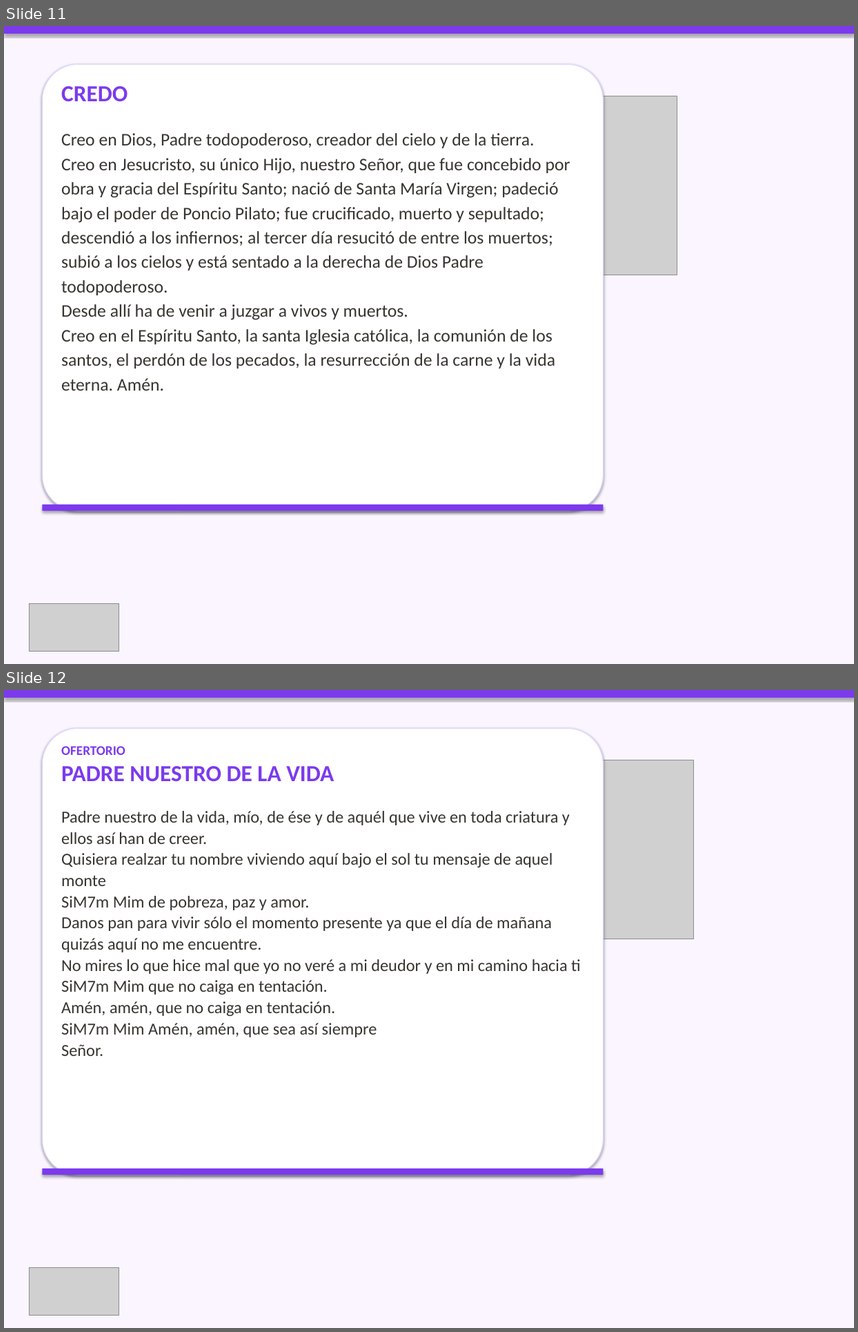
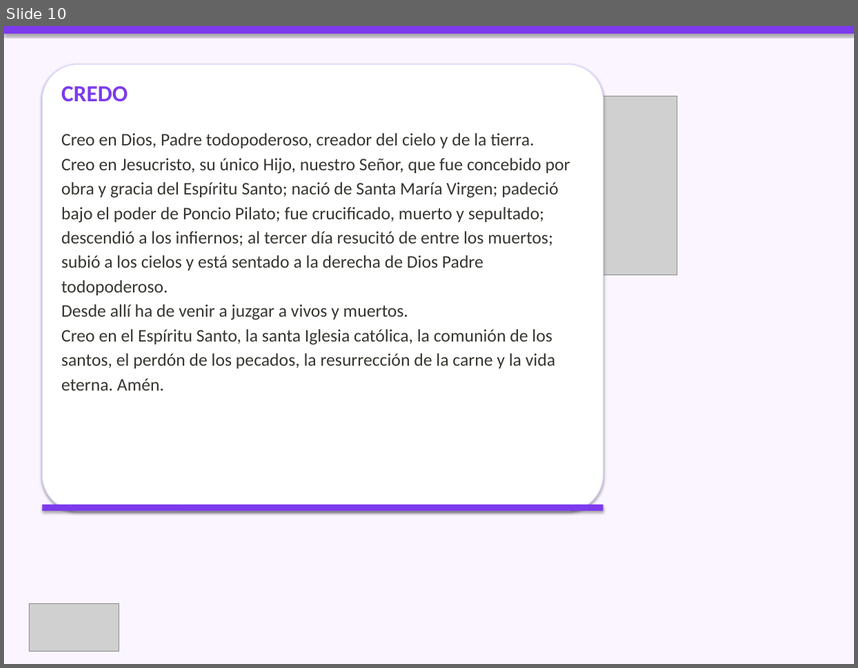
Before and after one commit to CC5M5/CCE-M5, a slide deck: presentaciones_html/2026-09-27_presentacion/2026-09-27_presentacion.pptx. Shown one above the other, each under a label of ours: slides 11 and 12 before the commit, slide 10 after it. The pictures are 858x1332 and 858x668 pixels, drawn with LibreOffice and Linux fonts; fonts in the diff are those of the drawing; grey boxes stand for pictures. Boxes give left, top, right and bottom in pixels: in the first picture for what was removed or moved away, otherwise in the second. Text is boxed around its words. In the diff, an @@ line names an element or a change of style, - is before the commit and + after.

Commit message:
fix(presentacion): asignación manual correcta para 2026-09-27
- Aplica la selección de canciones indicada por el usuario para el XXVI Domingo T.O.
- Entrada, Gloria, Aleluya, Ofertorio, Santo, Paz, Comunión, Canto a María,
  Despedida con canciones concretas.
- Perdón, Salmo y Padre Nuestro se dejan como textos litúrgicos.
- Regenera PPTX fieles, hoja de músicos (PDF) y bundle web.

```diff
--- a/presentaciones_html/2026-09-27_presentacion/2026-09-27_presentacion.pptx
+++ b/presentaciones_html/2026-09-27_presentacion/2026-09-27_presentacion.pptx
@@ slide 12 removed at [4, 690, 854, 1328], background #FAF5FF @@
@@ rectangle removed at [4, 690, 854, 698] @@
@@ rounded rectangle removed at [42, 728, 604, 1174] @@
@@ text removed at [61, 746, 581, 1056] @@
-OFERTORIO
-PADRE NUESTRO DE LA VIDA
-Padre nuestro de la vida, mío, de ése y de aquél que vive en toda criatura y ellos así han de creer.
-Quisiera realzar tu nombre viviendo aquí bajo el sol tu mensaje de aquel monte
-SiM7m Mim de pobreza, paz y amor.
-Danos pan para vivir sólo el momento presente ya que el día de mañana quizás aquí no me encuentre.
-No mires lo que hice mal que yo no veré a mi deudor y en mi camino hacia ti
-SiM7m Mim que no caiga en tentación.
-Amén, amén, que no caiga en tentación.
-SiM7m Mim Amén, amén, que sea así siempre
-Señor.
@@ picture removed at [470, 760, 693, 938] @@
@@ rectangle removed at [42, 1168, 604, 1174] @@
@@ picture removed at [30, 1267, 119, 1315] @@
@@ what was slide 11 is now slide 10 @@
```
Also in this commit, not shown: 4 slides changed, 9 slides added, 9 other slides removed, 7 other files.
